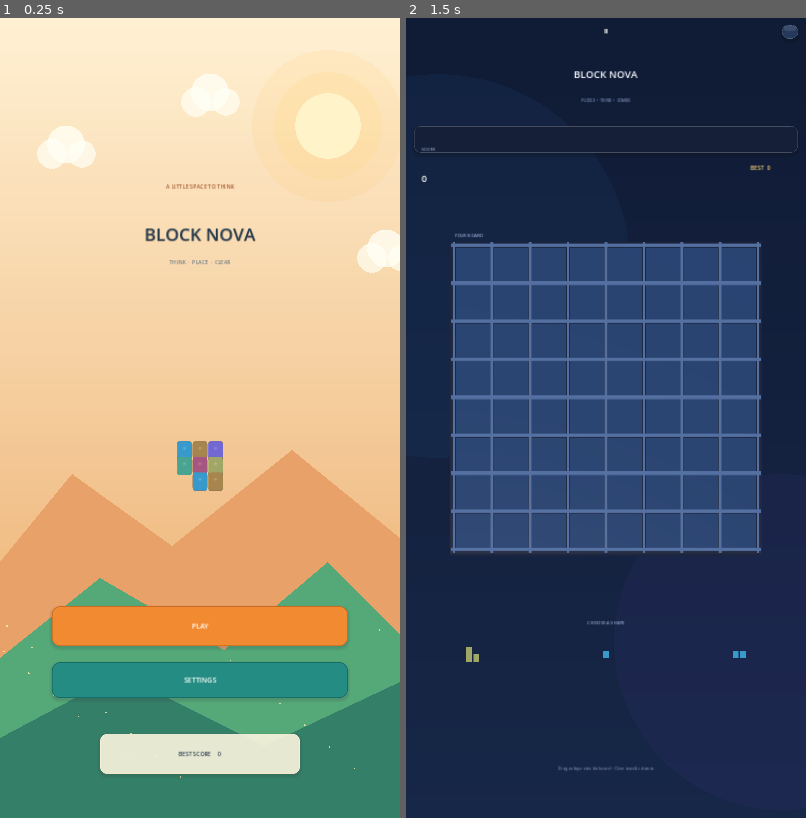
Above: before the commit, frames 1-2 (left to right).
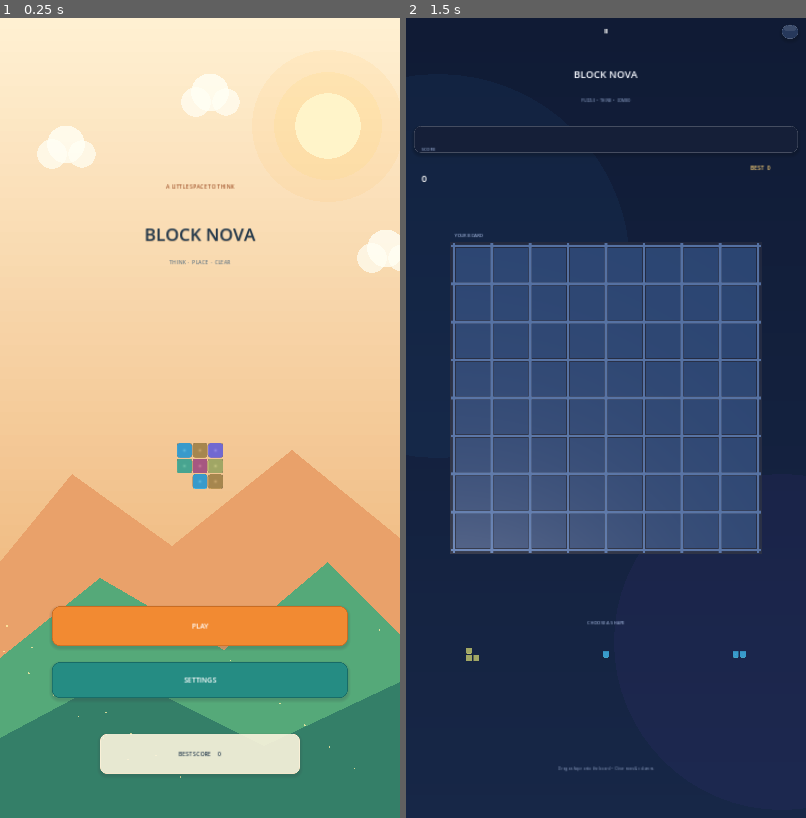
Above: after the commit, the same moments.

Repository: mahdialloui01-art/BlockNova
Game: Godot game, scene res://scenes/main.tscn
The game is run twice, just before and just after one commit, with the same random seed, the same clock (stepped at 60 frames per second) and the same inputs.
Inputs (mouse positions are in pixels of both pictures, inside the frame that each line leads up to):
- Up to frame 1 (0.25 s): no input
- Up to frame 2 (1.5 s): click "PLAY" at 0.5 s; tap Enter at 1.25 s; move the mouse to (694, 378) at 1.27 s; click (694, 378) at 1.42 s

The runs differ from the first frame. In frame 1, 0.1% of the frame differs, in the area x 44-56%, y 52-60%; in frame 2, 2.5%, in the area x 11-89%, y 28-81%.

Commit message:
Set BlockNova 3D camera to single-face view

Diff:
--- a/scripts/main_2_5d.gd
+++ b/scripts/main_2_5d.gd
@@ -81,8 +81,11 @@
     _world_root.add_child(_camera)
     # Apply the camera transform after it enters the SubViewport's SceneTree.
     # Otherwise Godot can keep the default orientation and render the board off-screen.
-    _camera.position = Vector3(0, 22, 10)
-    _camera.look_at(Vector3.ZERO, Vector3.UP)
+    # Face-on orthographic view: the solid blocks retain real 3D volume,
+    # but only their top/front face is visible to the player (no side faces).
+    # Using -Z as camera-up keeps the board's screen-space rows aligned with +Z.
+    _camera.position = Vector3(0, 26, 0)
+    _camera.look_at(Vector3.ZERO, Vector3(0, 0, -1))
     _camera.make_current()
 
     _models_root = Node3D.new()
